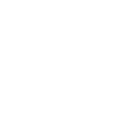
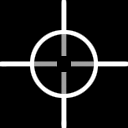
The second 128 × 128 image is a revision of the first. Changes to its layers:
added layer "图层 4" above "图层 3" over box(30, 30, 98, 98)
hid "图层 3" over box(14, 14, 114, 114)
added layer "图层 5" (63%) above "图层 1 副本" over box(32, 32, 96, 96)
painted on "图层 1 副本" over box(0, 61, 94, 67)
painted on "图层 1" over box(61, 34, 67, 128)
added layer "BG" over box(0, 0, 128, 128)
